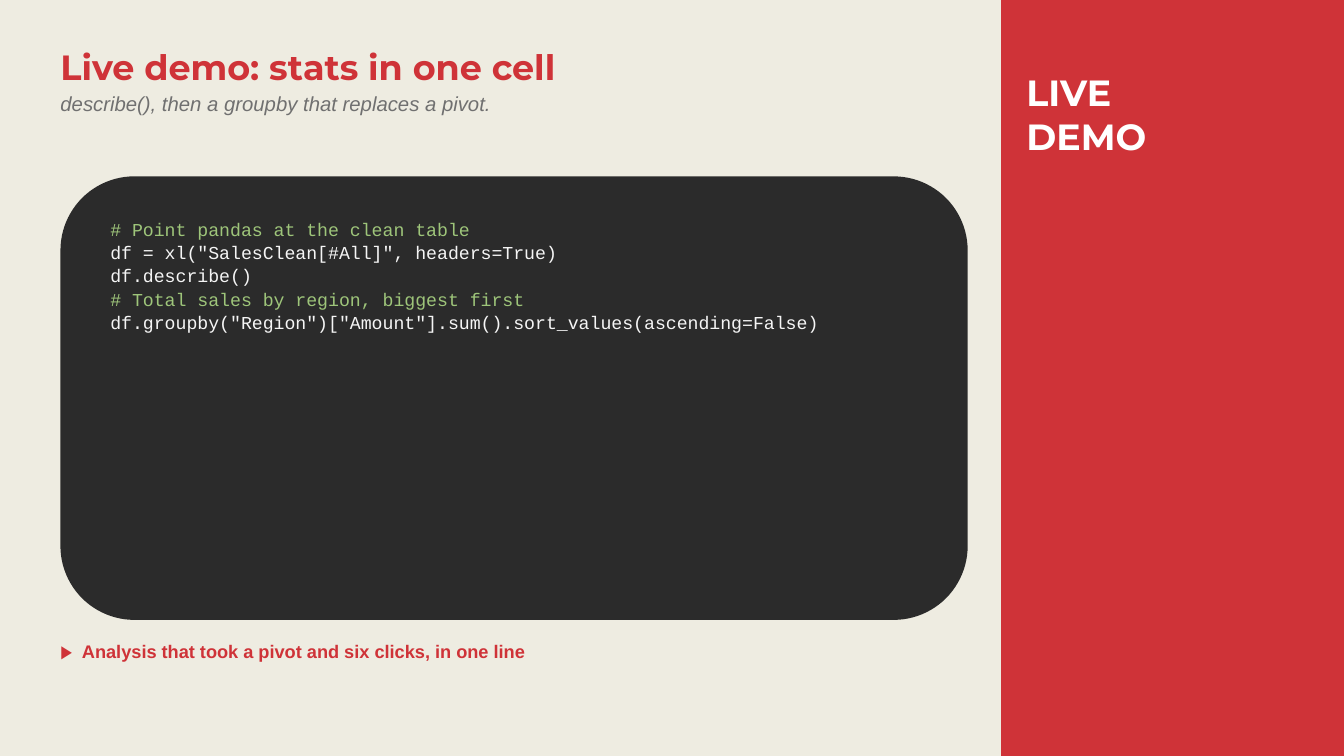
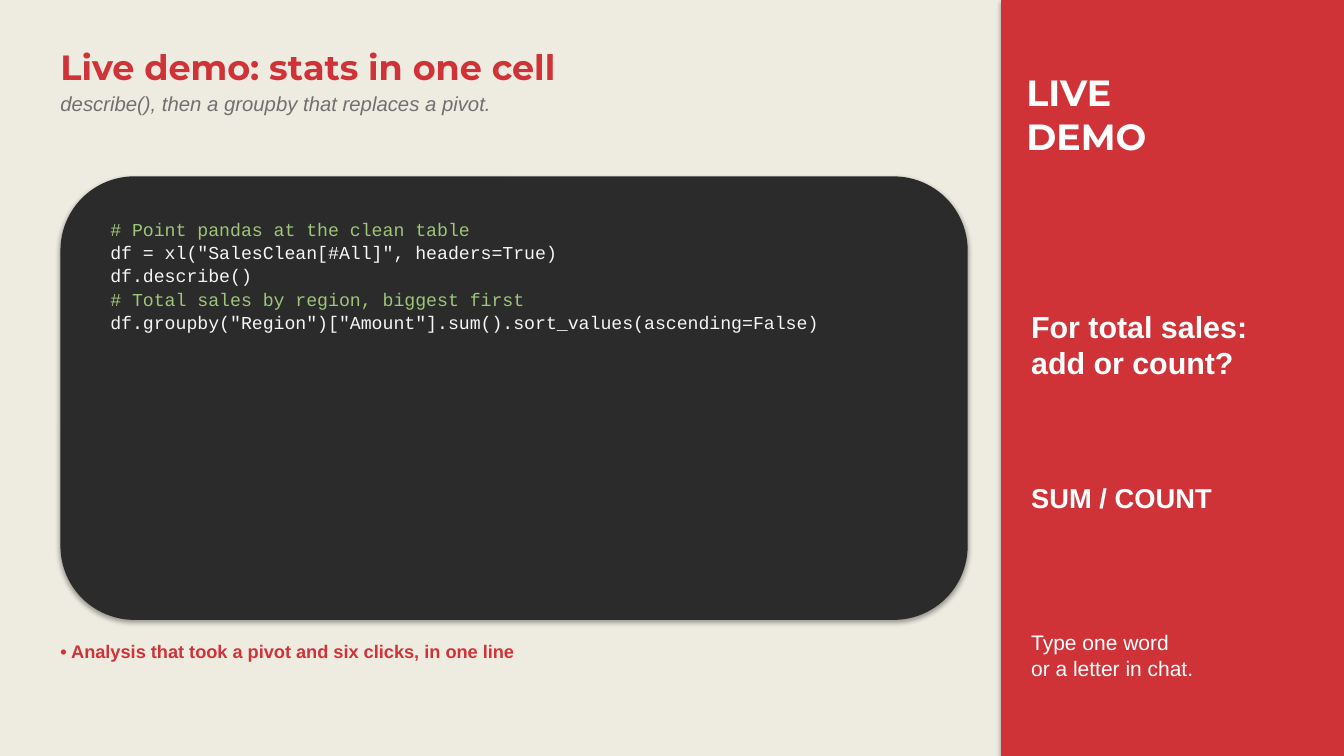
Before and after one commit to stringfestdata/guerilla-ai-for-excel, a slide deck: slide 5 of Day 4/Guerrilla AI - Day 4 - Slides.pptx. Drawn at 1344x756 pixels with LibreOffice and Linux fonts; fonts in the diff are those of the drawing. Boxes give left, top, right and bottom in pixels: in the first picture for what was removed or moved away, otherwise in the second. Text is boxed around its words. In the diff, an @@ line names an element or a change of style, - is before the commit and + after.

```diff
--- a/Day 4/Guerrilla AI - Day 4 - Slides.pptx
+++ b/Day 4/Guerrilla AI - Day 4 - Slides.pptx
@@ rectangle at [1001, 0, 1344, 756]: shadow on @@
@@ rounded rectangle "# Point pandas at the ..." at [60, 176, 968, 620]: shadow on @@
@@ text added at [1031, 316, 1247, 375], 21.8 pt, text #FFFFFF, bold @@
+For total sales:
+add or count?
@@ text added at [1031, 489, 1212, 509], 19.5 pt, text #FFFFFF, bold @@
+SUM / COUNT
@@ text at [71, 645, 514, 662]: text changed @@
-▶ Analysis that took a pivot and six clicks, in one line
+• Analysis that took a pivot and six clicks, in one line
@@ text added at [1031, 634, 1193, 676], 15 pt, text #FFFFFF @@
+Type one word
+or a letter in chat.
```
Also in this commit, not shown: 6 other slides changed, 1 slide added, 1 slide removed, 11 other files.
